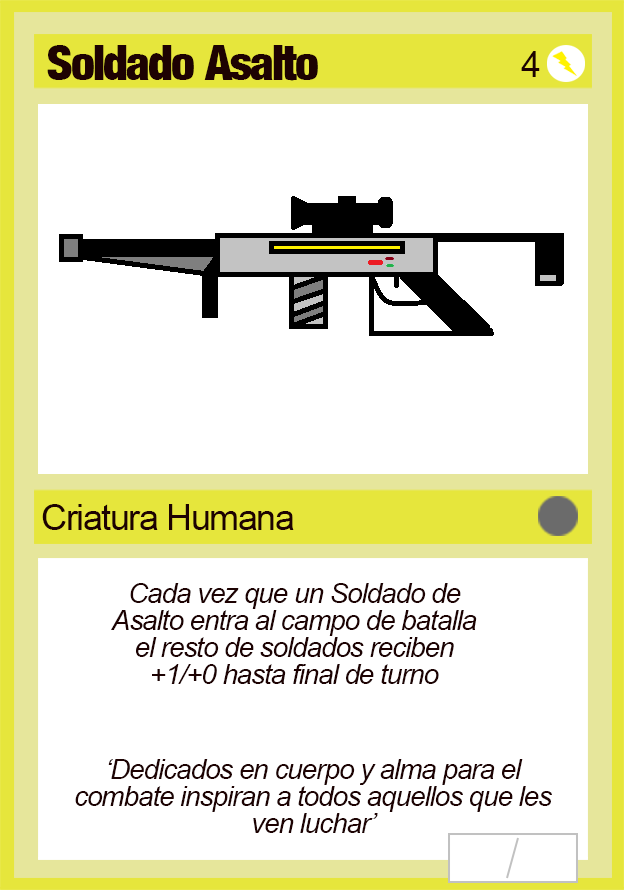
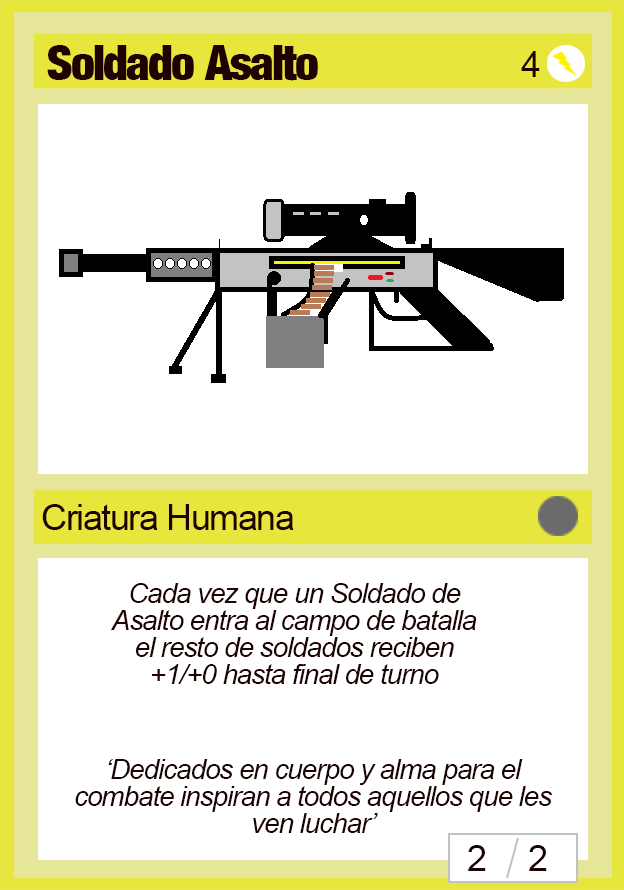
Two versions of the same layered image (624 x 890). Layer-by-layer changes:
added layer "2" (1st of 2) above "2" over [529, 845, 547, 871]
added layer "2" (2nd of 2) above "Stats" over [468, 845, 486, 871]
renamed "Capa 3" to "Capa 1", painted on it over [59, 192, 564, 383]
